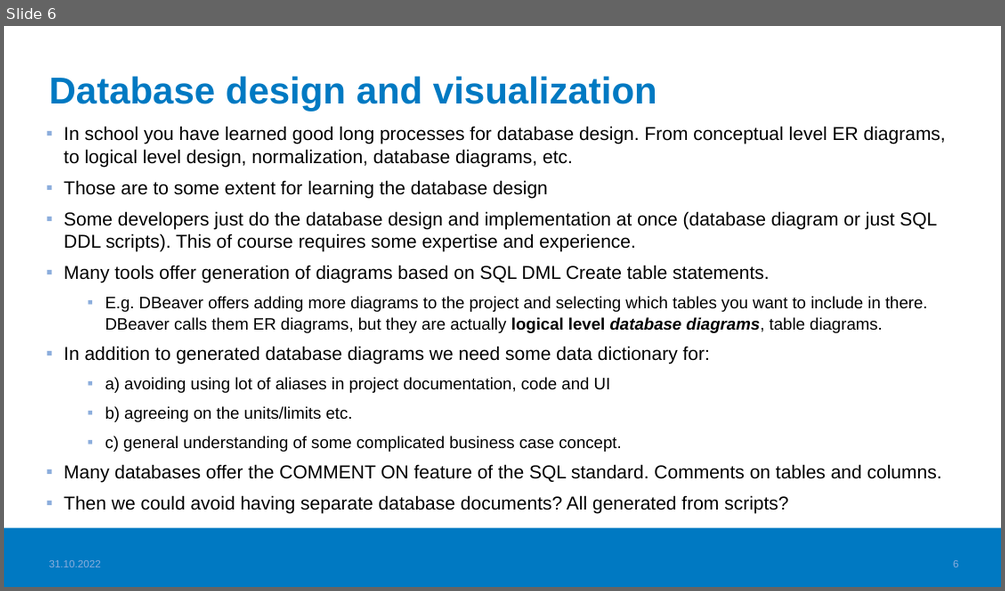
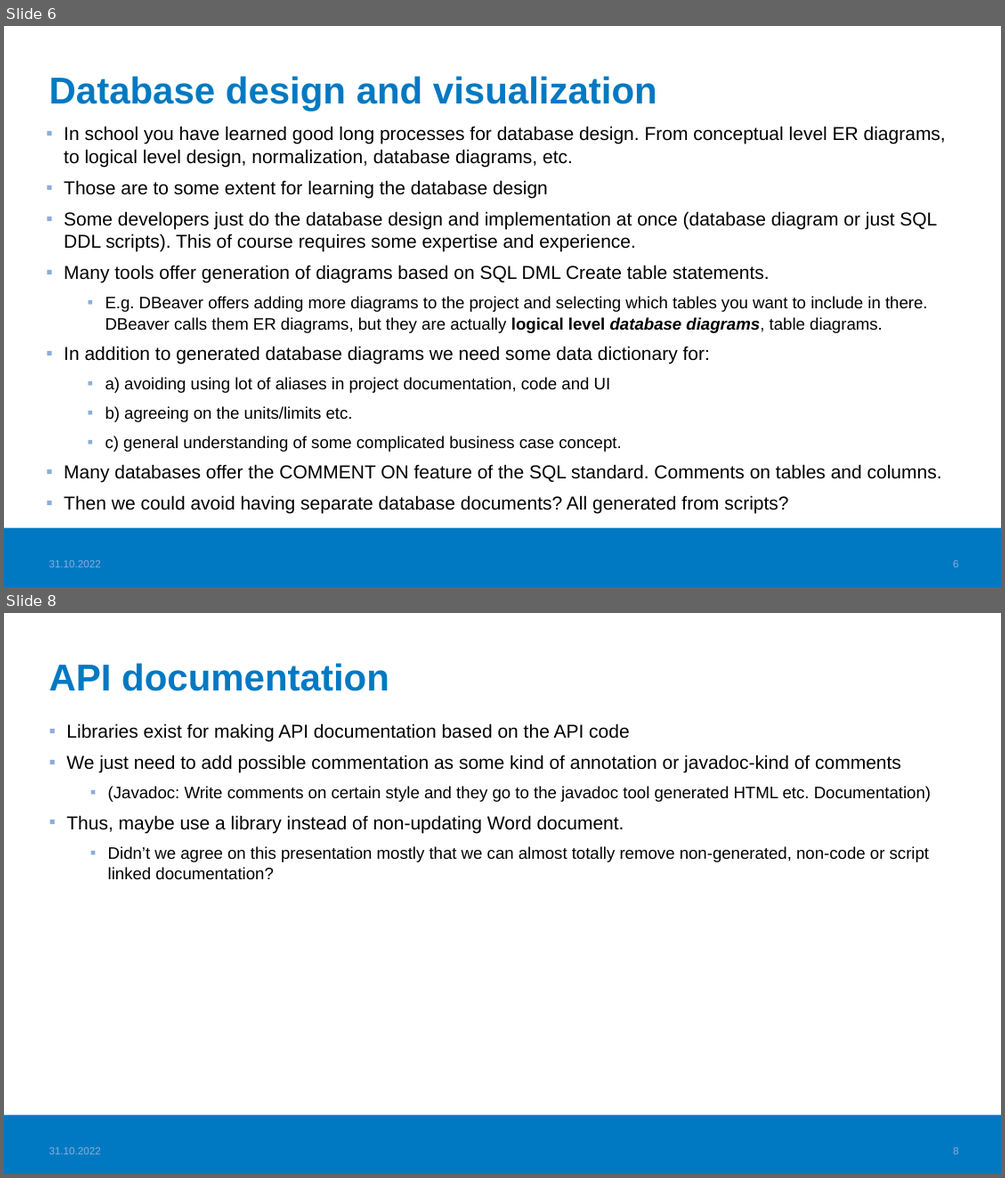
Before and after one commit to haagahelia/ohke-teknologiat, a slide deck: 06_ohjelmistoarkkitehtuurit_ja_patternit/documentation_principles_for_sw_projects.pptx. Shown one above the other, each under a label of ours: slide 6 before the commit, slides 6 and 8 after it; the slides between them are not shown. The pictures are 1005x591 and 1005x1178 pixels, drawn with LibreOffice and Linux fonts; fonts in the diff are those of the drawing; background and template pictures are left out. Boxes give left, top, right and bottom in pixels: in the first picture for what was removed or moved away, otherwise in the second. Text is boxed around its words. In the diff, an @@ line names an element or a change of style, - is before the commit and + after.

Commit message:
Project documentation philosophy first complete version ready

```diff
--- a/06_ohjelmistoarkkitehtuurit_ja_patternit/documentation_principles_for_sw_projects.pptx
+++ b/06_ohjelmistoarkkitehtuurit_ja_patternit/documentation_principles_for_sw_projects.pptx
@@ slide 8 added at bbox=[4, 613, 1001, 1174], background #FFFFFF; not listed: 1 template element that a slide beside it also shows @@
@@ title added at bbox=[49, 663, 389, 691], 36 pt, text #0079C2, bold @@
+API documentation
@@ text added at bbox=[66, 723, 930, 880], 16 pt, text #000000 @@
+▪ Libraries exist for making API documentation based on the API code
+▪ We just need to add possible commentation as some kind of annotation or javadoc-kind of comments
+  ▪ (Javadoc: Write comments on certain style and they go to the javadoc tool generated HTML etc. Documentation)
+▪ Thus, maybe use a library instead of non-updating Word document.
+  ▪ Didn’t we agree on this presentation mostly that we can almost totally remove non-generated, non-code or script linked documentation?
@@ text added at bbox=[49, 1147, 101, 1154], 10 pt, text #8BADDC @@
+31.10.2022
@@ page number added at bbox=[953, 1147, 958, 1154], 10 pt, text #8BADDC @@
+8
```
Also in this commit, not shown: 1 other slide added, 1 other file.
